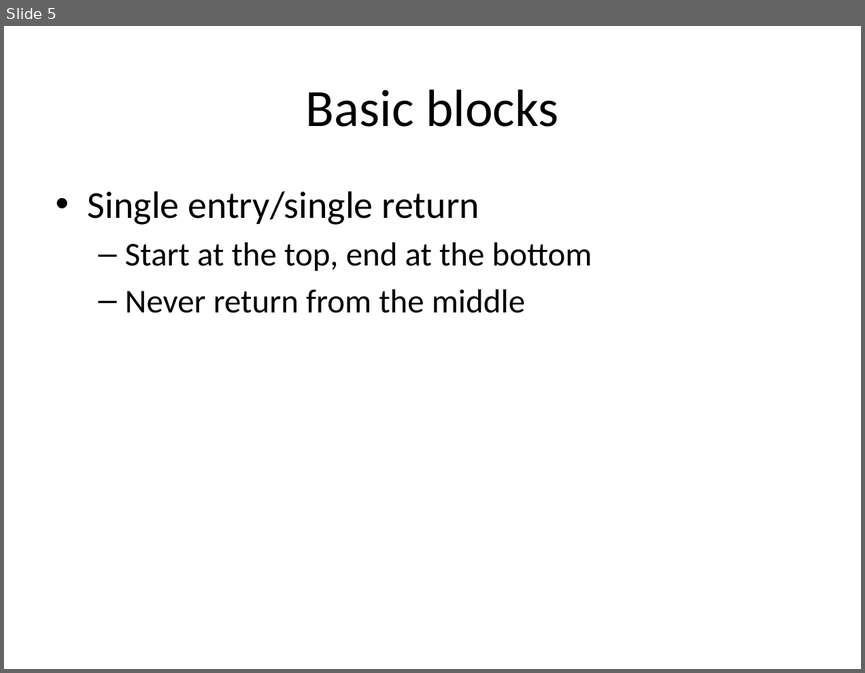
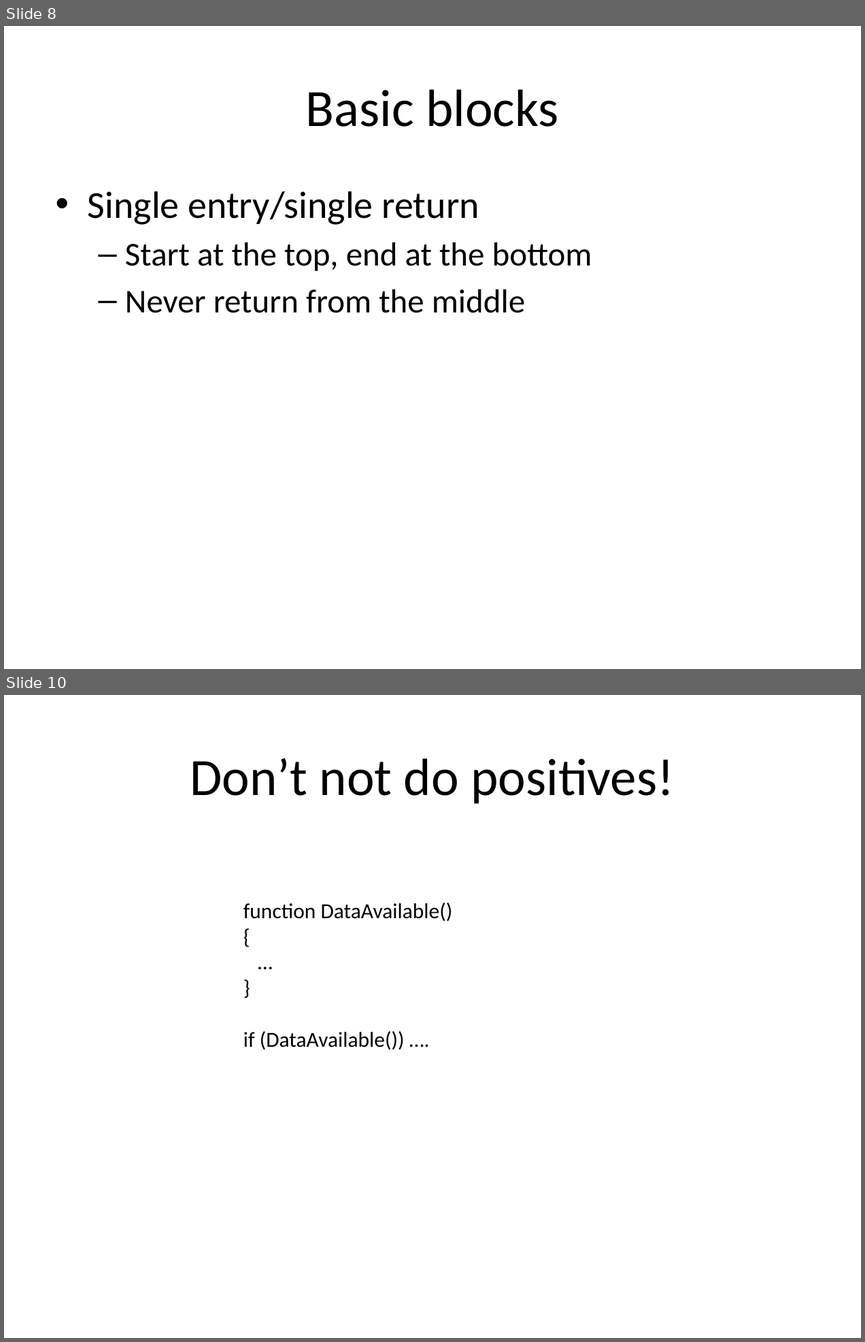
Before and after one commit to DavidJameson/SocialSoftware, a slide deck: DefensiveProgrammingTechniques.pptx. Shown one above the other, each under a label of ours: slide 5 before the commit, slides 8 and 10 after it; the slides between them are not shown. The pictures are 865x673 and 865x1342 pixels, drawn with LibreOffice and Linux fonts; fonts in the diff are those of the drawing. Boxes give left, top, right and bottom in pixels: in the first picture for what was removed or moved away, otherwise in the second. Text is boxed around its words. In the diff, an @@ line names an element or a change of style, - is before the commit and + after.

```diff
--- a/DefensiveProgrammingTechniques.pptx
+++ b/DefensiveProgrammingTechniques.pptx
@@ slide 10 added at box(4, 695, 861, 1338), background #FFFFFF @@
@@ title added at box(190, 758, 674, 804), 44 pt, text #000000 @@
+Don’t not do positives!
@@ text added at box(243, 902, 453, 1049), 18 pt, text #000000 @@
+function DataAvailable()
+{
+…
+}
+if (DataAvailable()) ….
@@ what was slide 5 is now slide 8 @@
```
Also in this commit, not shown: 4 slides changed, 10 other slides added.
